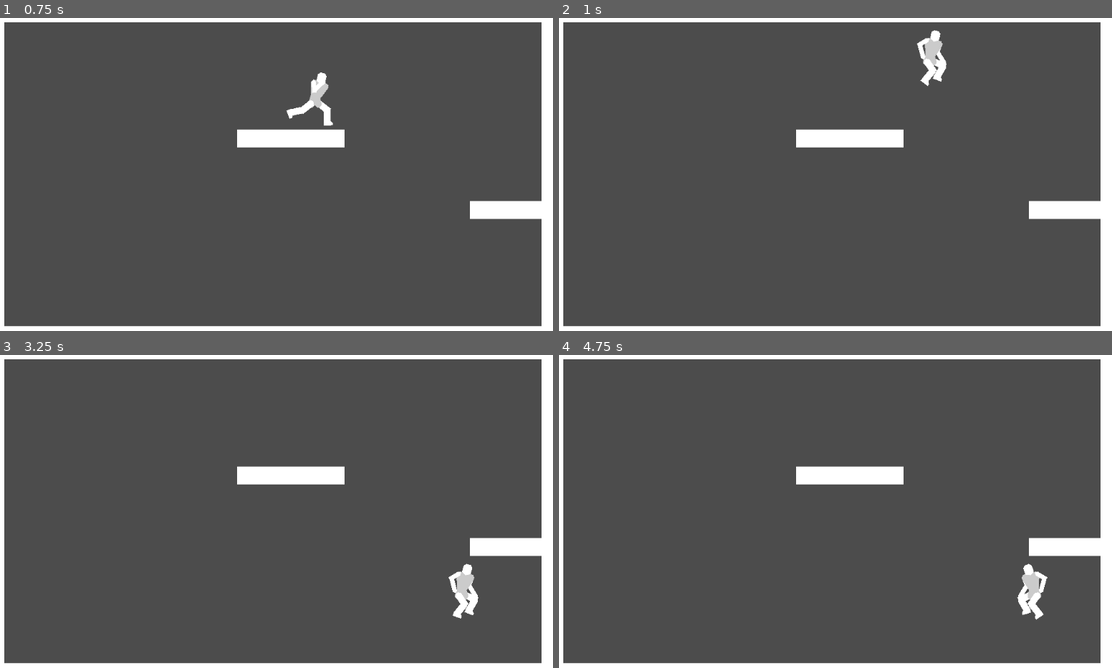
Above: before the commit, frames 1-4 (two rows, left to right).
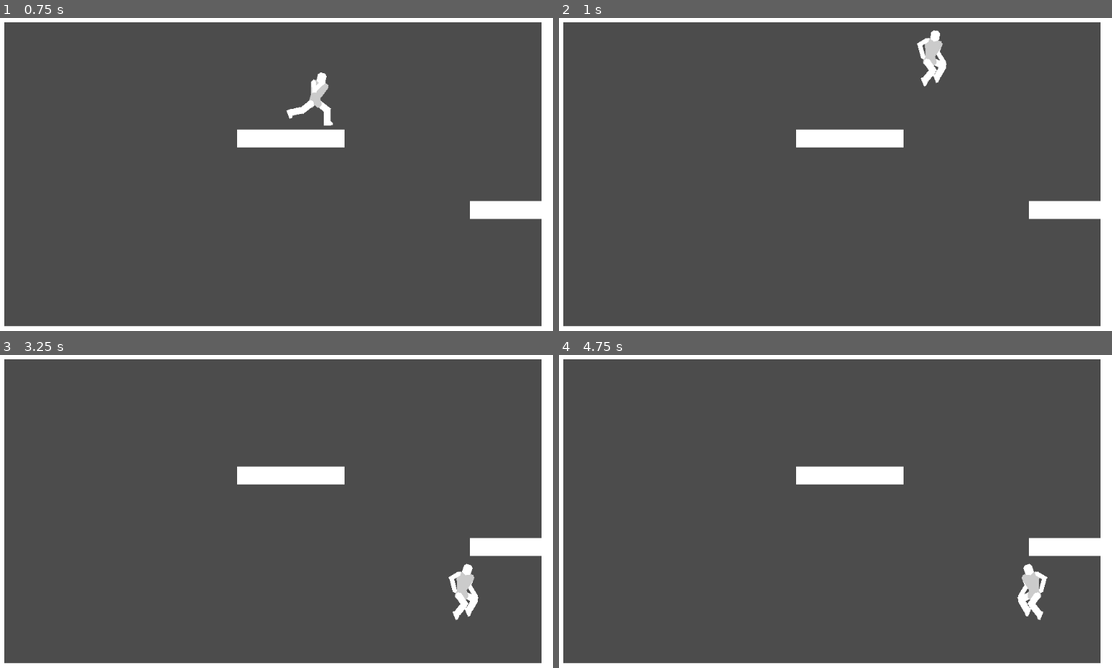
Above: after the commit, the same moments.

Repository: DarknessCatt/Lost-Soul
Game: Godot game, scene res://Maps/Debug_Map/Debug_Map.tscn
The game is run twice, just before and just after one commit, with the same random seed, the same clock (stepped at 60 frames per second) and the same inputs. The project has no main scene, so this scene is started directly.
Inputs:
- Up to frame 1 (0.75 s): tap Enter at 0.5 s; hold Right (hero_right) from 0.53 s (still down)
- Up to frame 2 (1 s): keep holding Right (hero_right); tap Z (hero_jump) at 0.77 s
- Up to frame 3 (3.25 s): tap Z (hero_jump) at 1.52, 3.02 s; release Right (hero_right) at 2.03 s; hold Left (hero_left) 2.03-2.78 s; hold Right (hero_right) from 2.78 s (still down)
- Up to frame 4 (4.75 s): tap Z (hero_jump) at 3.77, 4.52 s; release Right (hero_right) at 4.28 s; hold Left (hero_left) from 4.28 s (still down)

Frame 1 is identical in both runs. In frame 2, less than 0.1% of the frame differs, in the area x 65-70%, y 3-22%; in frame 3, less than 0.1%, in the area x 81-86%, y 67-85%; in frame 4, less than 0.1%.

Commit message:
Jump Animation

Diff:
--- a/Lost_Soul/Entities/Hero/FSM/Jumping.gd
+++ b/Lost_Soul/Entities/Hero/FSM/Jumping.gd
@@ -11,11 +11,12 @@
 	FRICTION = 0.9
 
 	##Animation Vars
-	MOVE_ANIMATION = "Walking"
-	REST_ANIMATION = "Rest"
+	MOVE_ANIMATION = "Jumping"
+	REST_ANIMATION = "Jumping"
 
 func enter(_Player : KinematicBody2D) -> void:
 	_Player.speed.y -= JUMP_FORCE
+	_Player._change_anim("Jumping")
 	if not Input.is_action_pressed("hero_jump"):
 		_Player._change_state($"../Falling")
 
--- a/Lost_Soul/Entities/Hero/Hero.tscn
+++ b/Lost_Soul/Entities/Hero/Hero.tscn
@@ -119,8 +119,144 @@
 "values": [ 15.0, 10.0 ]
 }
 
-[sub_resource type="Animation" id=1]
-resource_name = "Rest"
+[sub_resource type="Animation" id=5]
+resource_name = "Jumping"
+length = 0.3
+step = 0.05
+tracks/0/type = "value"
+tracks/0/path = NodePath("Body/Hip/Torso:rotation_degrees")
+tracks/0/interp = 2
+tracks/0/loop_wrap = true
+tracks/0/imported = false
+tracks/0/enabled = true
+tracks/0/keys = {
+"times": PoolRealArray( 0, 0.3 ),
+"transitions": PoolRealArray( 1, 1 ),
+"update": 0,
+"values": [ 0.0, 13.418 ]
+}
+tracks/1/type = "value"
+tracks/1/path = NodePath("Body/Hip/Torso/Left_Arm:rotation_degrees")
+tracks/1/interp = 2
+tracks/1/loop_wrap = true
+tracks/1/imported = false
+tracks/1/enabled = true
+tracks/1/keys = {
+"times": PoolRealArray( 0, 0.3 ),
+"transitions": PoolRealArray( 1, 1 ),
+"update": 0,
+"values": [ 0.0, 30.0 ]
+}
+tracks/2/type = "value"
+tracks/2/path = NodePath("Body/Hip/Torso/Left_Arm/Left_Hand:rotation_degrees")
+tracks/2/interp = 2
+tracks/2/loop_wrap = true
+tracks/2/imported = false
+tracks/2/enabled = true
+tracks/2/keys = {
+"times": PoolRealArray( 0, 0.3 ),
+"transitions": PoolRealArray( 1, 1 ),
+"update": 0,
+"values": [ 0.0, -67.9687 ]
+}
+tracks/3/type = "value"
+tracks/3/path = NodePath("Body/Hip/Torso/Right_Arm:rotation_degrees")
+tracks/3/interp = 2
+tracks/3/loop_wrap = true
+tracks/3/imported = false
+tracks/3/enabled = true
+tracks/3/keys = {
+"times": PoolRealArray( 0, 0.3 ),
+"transitions": PoolRealArray( 1, 1 ),
+"update": 0,
+"values": [ 0.0, 12.4219 ]
+}
+tracks/4/type = "value"
+tracks/4/path = NodePath("Body/Hip/Torso/Right_Arm/Right_Hand:rotation_degrees")
+tracks/4/interp = 2
+tracks/4/loop_wrap = true
+tracks/4/imported = false
+tracks/4/enabled = true
+tracks/4/keys = {
+"times": PoolRealArray( 0, 0.3 ),
+"transitions": PoolRealArray( 1, 1 ),
+"update": 0,
+"values": [ 0.0, -75.7616 ]
+}
+tracks/5/type = "value"
+tracks/5/path = NodePath("Body/Hip/Left_Leg:rotation_degrees")
+tracks/5/interp = 2
+tracks/5/loop_wrap = true
+tracks/5/imported = false
+tracks/5/enabled = true
+tracks/5/keys = {
+"times": PoolRealArray( 0, 0.1, 0.3 ),
+"transitions": PoolRealArray( 1, 1, 1 ),
+"update": 0,
+"values": [ -59.9999, 0.0, -30.0 ]
+}
+tracks/6/type = "value"
+tracks/6/path = NodePath("Body/Hip/Left_Leg/Left_Shin:rotation_degrees")
+tracks/6/interp = 2
+tracks/6/loop_wrap = true
+tracks/6/imported = false
+tracks/6/enabled = true
+tracks/6/keys = {
+"times": PoolRealArray( 0, 0.1, 0.3 ),
+"transitions": PoolRealArray( 1, 1, 1 ),
+"update": 0,
+"values": [ 120.0, 0.0, 67.4999 ]
+}
+tracks/7/type = "value"
+tracks/7/path = NodePath("Body/Hip/Right_Leg:rotation_degrees")
+tracks/7/interp = 2
+tracks/7/loop_wrap = true
+tracks/7/imported = false
+tracks/7/enabled = true
+tracks/7/keys = {
+"times": PoolRealArray( 0, 0.1, 0.3 ),
+"transitions": PoolRealArray( 1, 1, 1 ),
+"update": 0,
+"values": [ -59.5358, 0.0, -59.9999 ]
+}
+tracks/8/type = "value"
+tracks/8/path = NodePath("Body/Hip/Right_Leg/Right_Shin:rotation_degrees")
+tracks/8/interp = 2
+tracks/8/loop_wrap = true
+tracks/8/imported = false
+tracks/8/enabled = true
+tracks/8/keys = {
+"times": PoolRealArray( 0, 0.1, 0.3 ),
+"transitions": PoolRealArray( 1, 1, 1 ),
+"update": 0,
+"values": [ 90.257, 0.0, 102.656 ]
+}
+tracks/9/type = "value"
+tracks/9/path = NodePath("Body/Hip/Left_Leg/Left_Shin/Left_Foot:rotation_degrees")
+tracks/9/interp = 2
+tracks/9/loop_wrap = true
+tracks/9/imported = false
+tracks/9/enabled = true
+tracks/9/keys = {
+"times": PoolRealArray( 0, 0.1, 0.3 ),
+"transitions": PoolRealArray( 1, 1, 1 ),
+"update": 0,
+"values": [ -59.9999, 59.9999, 0.0 ]
+}
+tracks/10/type = "value"
+tracks/10/path = NodePath("Body/Hip/Right_Leg/Right_Shin/Right_Foot:rotation_degrees")
+tracks/10/interp = 2
+tracks/10/loop_wrap = true
+tracks/10/imported = false
+tracks/10/enabled = true
+tracks/10/keys = {
+"times": PoolRealArray( 0, 0.1, 0.3 ),
+"transitions": PoolRealArray( 1, 1, 1 ),
+"update": 0,
+"values": [ -30.0, 59.9999, 0.0 ]
+}
+
+[sub_resource type="Animation" id=2]
 length = 0.01
 tracks/0/type = "value"
 tracks/0/path = NodePath("Body/Hip/Torso/Right_Arm:position")
@@ -675,8 +811,7 @@
 "values": [ 0.0 ]
 }
 
-[sub_resource type="Animation" id=2]
-resource_name = "Walking"
+[sub_resource type="Animation" id=3]
 length = 0.6
 loop = true
 step = 0.05
@@ -833,9 +968,11 @@
 
 [node name="Animations" type="AnimationPlayer" parent="."]
 autoplay = "Rest"
-anims/Falling = SubResource( 4 )
-anims/Rest = SubResource( 1 )
-anims/Walking = SubResource( 2 )
+anims/Falling = SubResource( 1 )
+anims/Jumping = SubResource( 5 )
+anims/Rest = SubResource( 2 )
+anims/Walking = SubResource( 3 )
+next/Jumping = "Falling"
 
 [node name="States" type="Node" parent="."]
 
Not shown: 3 places in Lost_Soul/Entities/Hero/Hero.tscn that only renumber resources
